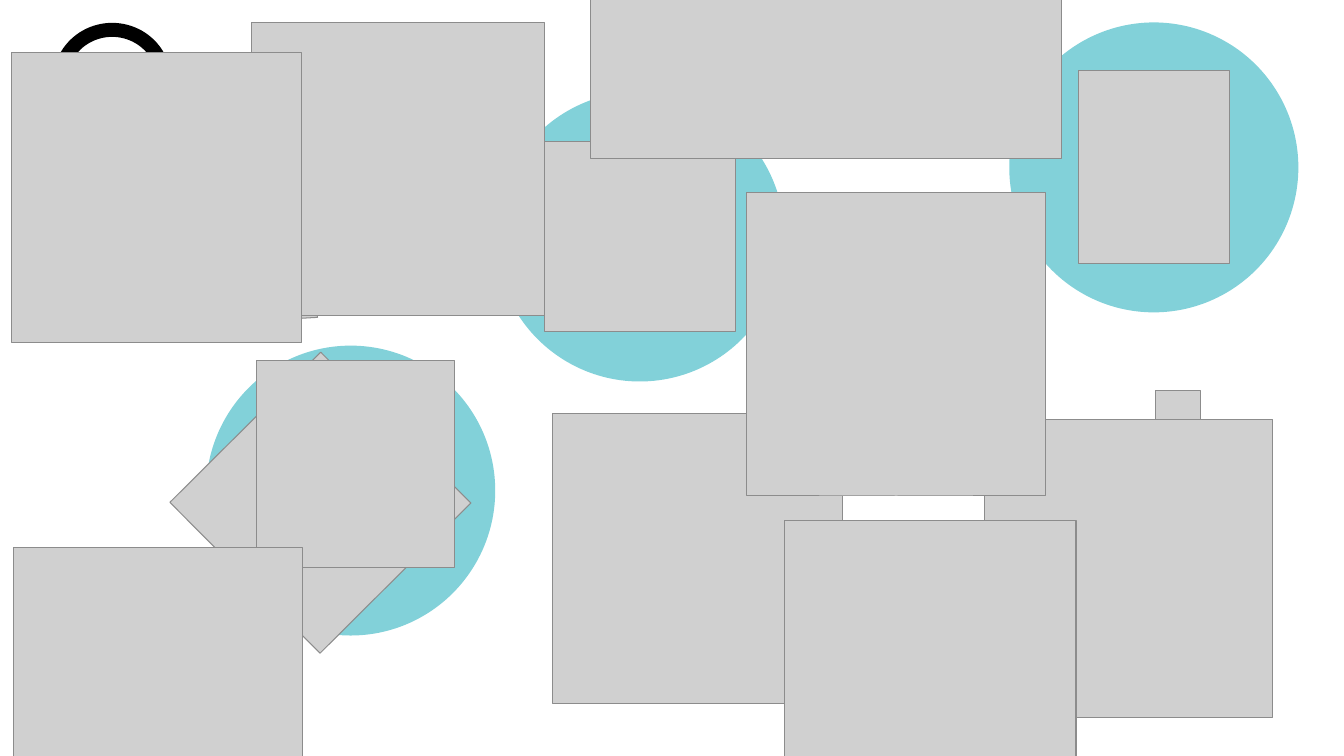
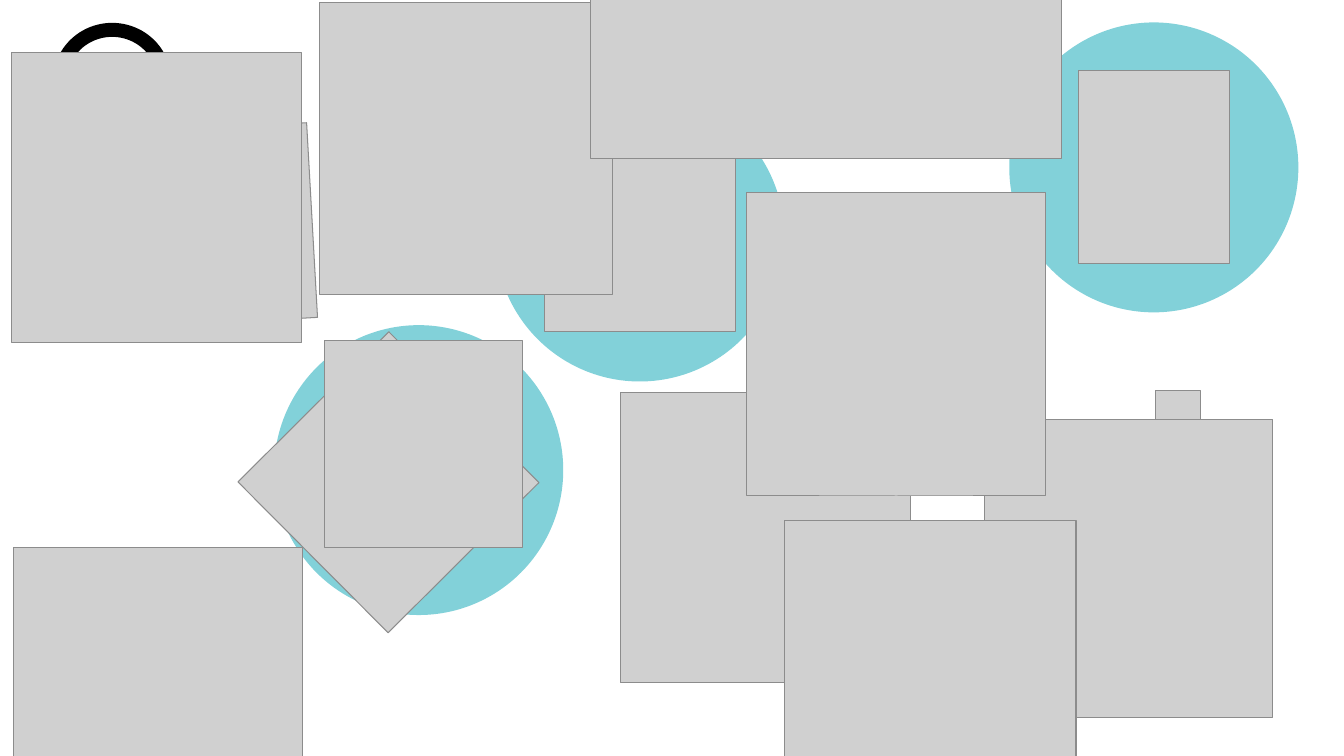
Before and after one commit to mesirovlab/mesirov-lab-website, a slide deck: slide 1 of img/front-icons.pptx. Drawn at 1344x756 pixels with LibreOffice and Linux fonts; fonts in the diff are those of the drawing; grey boxes stand for pictures; background and template pictures are left out. Boxes give left, top, right and bottom in pixels: in the first picture for what was removed or moved away, otherwise in the second. Text is boxed around its words. In the diff, an @@ line names an element or a change of style, - is before the commit and + after.

```diff
--- a/img/front-icons.pptx
+++ b/img/front-icons.pptx
@@ 3 pictures, 1 ellipse: place and size @@
-3 pictures, 1 ellipse at <box>170,22,544,653</box>
+3 pictures, 1 ellipse at <box>238,2,612,633</box>
@@ picture: place and size @@
-picture at <box>553,413,843,704</box>
+picture at <box>620,393,910,684</box>
```
Also in this commit, not shown: 13 other files.
